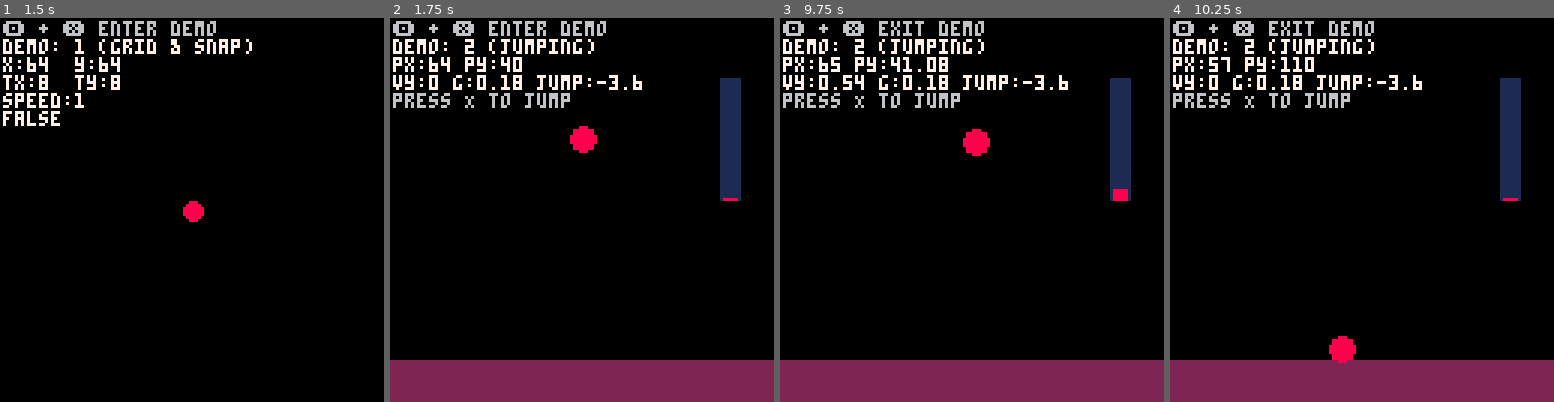
Above: before the commit, frames 1-4 (left to right).
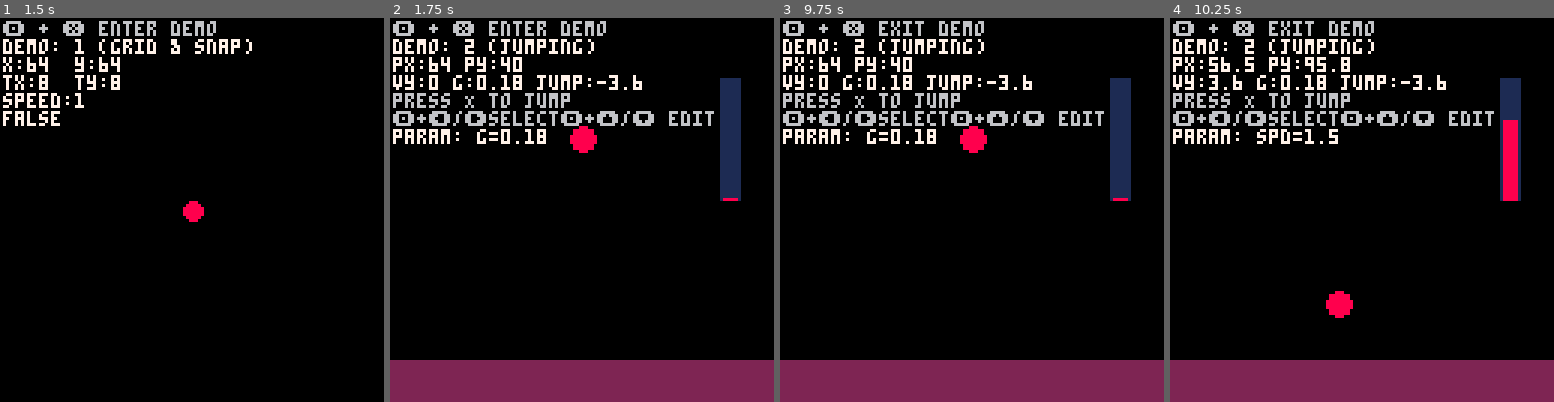
Above: after the commit, the same moments.

Repository: stunisher/pico8
Game: PICO-8 cartridge firstdemo.p8
The game is run twice, just before and just after one commit, with the same random seed, the same clock (stepped at 60 frames per second) and the same inputs.
Inputs:
- Up to frame 1 (1.5 s): tap X (X key) at 0.33, 1.07 s; tap O (Z key) at 0.7 s
- Up to frame 2 (1.75 s): hold Right from 1.6 s (still down); tap O (Z key) at 1.7 s
- Up to frame 3 (9.75 s): tap X (X key) every 1.12 s from 1.85 to 9.67 s; release Right at 2.1 s; tap O (Z key) every 0.4 s from 2.1 to 9.7 s; hold Up 2.15-2.42 s; hold Right 2.47-3.03 s; hold Left 3.08-3.58 s; hold Down 3.63-3.97 s; hold Right 4.02-4.68 s; hold Up 4.73-5.03 s; hold Left 5.08-5.68 s; hold Down 5.73-6.03 s; hold Right 6.08-6.58 s; hold Right 6.63-7.13 s; hold Up 7.18-7.45 s; hold Right 7.5-8.07 s; hold Left 8.12-8.62 s; hold Down 8.67-9 s; hold Right 9.05-9.72 s
- Up to frame 4 (10.25 s): hold Up 9.77-10.07 s; tap O (Z key) at 10.1 s; hold Left from 10.12 s (still down)

Frame 1 is identical in both runs. In frame 2, 2.2% of the frame differs, in the area x 0-85%, y 24-33%; in frame 3, 3.5%; in frame 4, 5.1%, in the area x 0-91%, y 10-90%.

Commit message:
Add demo 2

Diff:
--- a/firstdemo/demo2.lua
+++ b/firstdemo/demo2.lua
@@ -5,24 +5,52 @@
     -- y position
     vx = 0
     vy = 0
-    g = 0.18
-    -- gravity
-    jump_impulse = -3.6
-    term_vy = 3.6
     ground_y = 110
+    params = {
+        { name = "g", val = 0.18, step = 0.01, min = -1, max = 2 },
+        { name = "jump_impulse", val = -3.6, step = 0.1, min = -10, max = 0 },
+        { name = "term_vy", val = 3.6, step = 0.1, min = 0.1, max = 20 },
+        { name = "spd", val = 1.5, step = 0.1, min = 0.1, max = 8 }
+    }
+    param_i = 1
+    -- which parameter is active
 end
 
 function demo2_update()
-    if btn(0) then px -= spd end
-    if btn(1) then px += spd end
+    if not btn(4) then
+        if btn(0) then px -= params[4].val end
+        if btn(1) then px += params[4].val end
+    end
+
+    if btn(4) then
+        -- cycle active param with left/right
+        if was_pressed(0) then
+            param_i = param_i - 1
+            if param_i < 1 then param_i = #params end
+        elseif was_pressed(1) then
+            param_i = param_i + 1
+            if param_i > #params then param_i = 1 end
+        end
+
+        -- edit active param with up/down
+        if was_pressed(2) then
+            params[param_i].val = min(params[param_i].max, params[param_i].val + params[param_i].step)
+        elseif was_pressed(3) then
+            params[param_i].val = max(params[param_i].min, params[param_i].val - params[param_i].step)
+        end
+
+        -- while in param mode we usually don't want normal movement to happen,
+        -- so early-return from physics update (optional)
+        return
+    end
 
     if was_pressed(5) and py >= ground_y then
-        vy = jump_impulse
+        vy = params[2].val
     end
 
     -- gravity + integrate
-    vy += g
-    if vy > term_vy then vy = term_vy end
+    vy += params[1].val
+    if vy > params[3].val then vy = params[3].val end
     py += vy
 
     -- ground collision (simple)
@@ -44,7 +72,7 @@
     -- velocity meter (vertical bar)
     local bar_x = 110
     local bar_h = 40
-    local vy_norm = (vy / term_vy)
+    local vy_norm = (vy / params[3].val)
     -- -1..1 roughly
     local fill_h = mid(0, flr((vy_norm / 1.5) * bar_h), bar_h)
     rectfill(bar_x, 20, bar_x + 6, 20 + bar_h, 1)
@@ -53,8 +81,10 @@
     -- HUD
     print("demo: " .. demo_i .. " (jumping)", 1, 7, 7)
     print("px:" .. fmt(px, 2) .. " py:" .. fmt(py, 2), 1, 13, 7)
-    print("vy:" .. fmt(vy, 3) .. " g:" .. fmt(g, 3) .. " jump:" .. fmt(jump_impulse, 2), 1, 19, 7)
+    print("vy:" .. fmt(vy, 3) .. " g:" .. fmt(params[1].val, 3) .. " jump:" .. fmt(params[2].val, 2), 1, 19, 7)
     print("press X to jump", 1, 25, 6)
+    print("🅾️+⬅️/➡️select🅾️+⬆️/⬇️ edit", 1, 31, 6)
+    print("param: " .. params[param_i].name .. "=" .. fmt(params[param_i].val, 3), 1, 37, 7)
 end
 
 function fmt(n, d)
